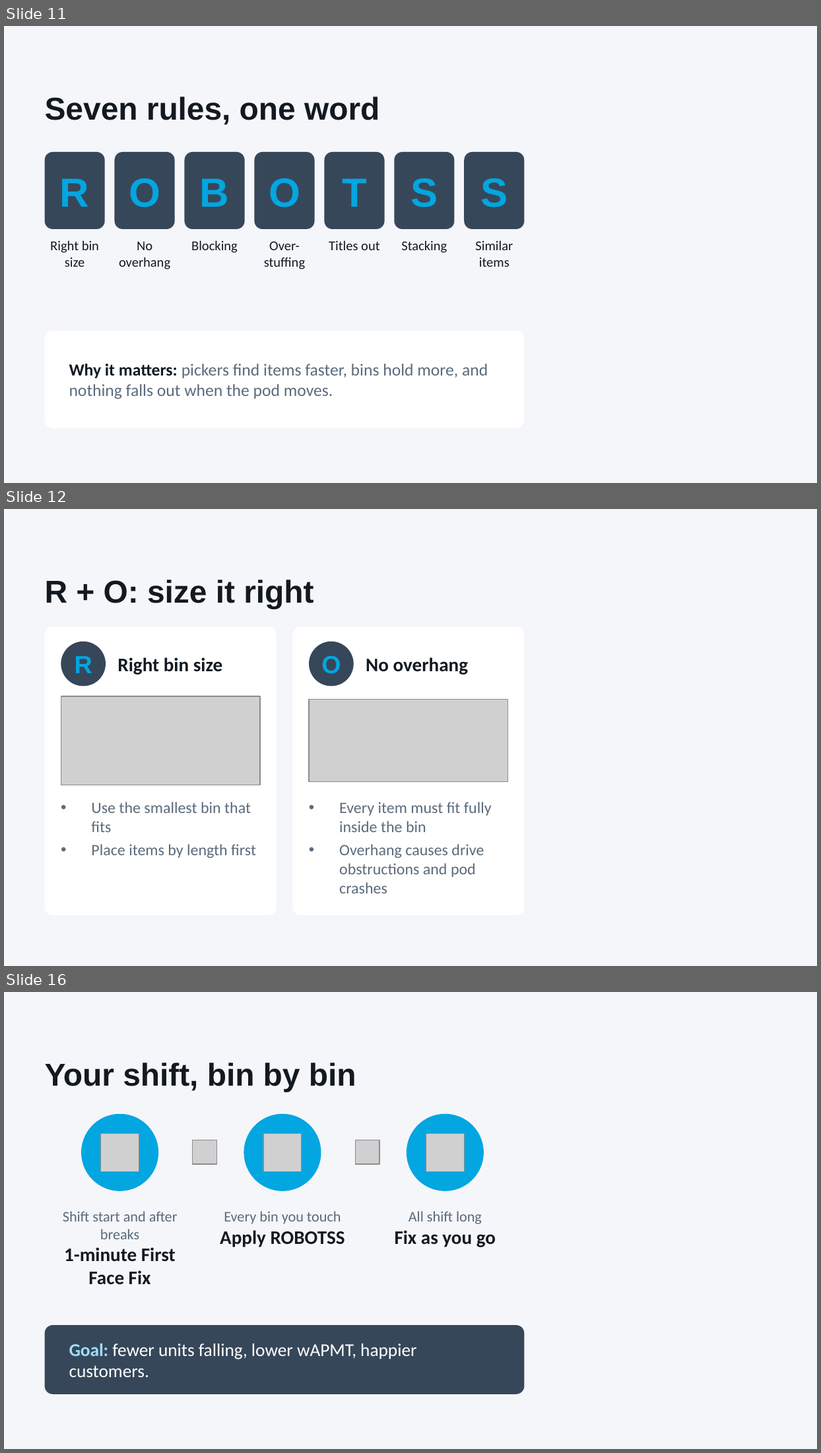
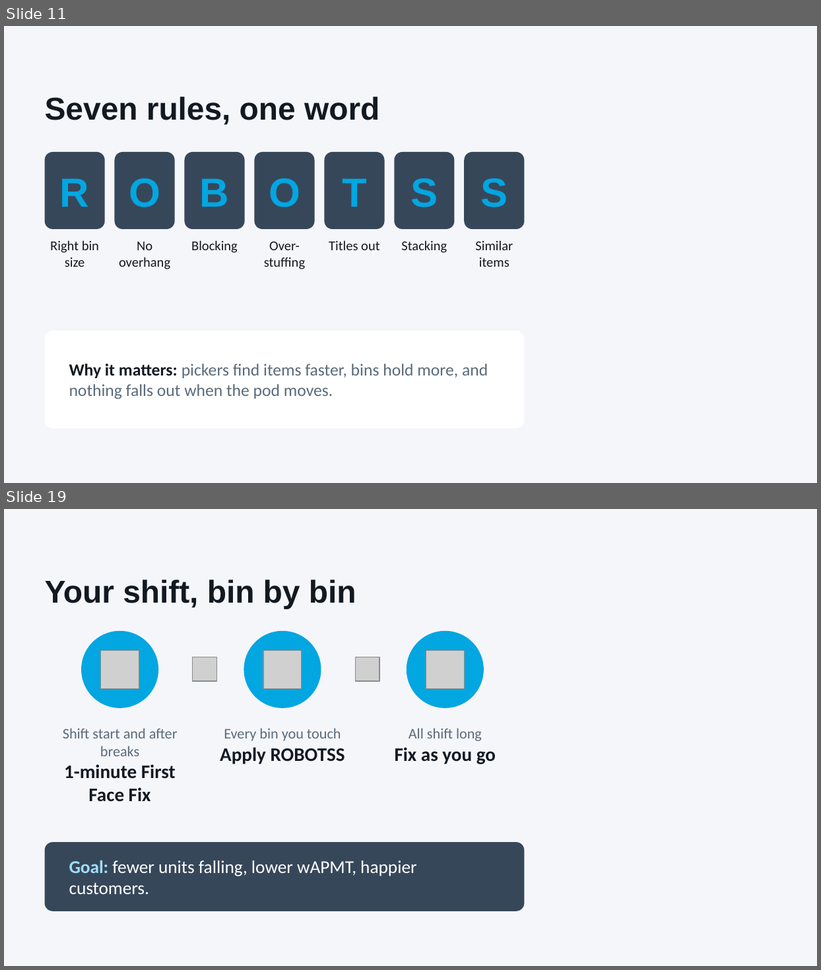
Before and after one commit to vanfryddie/beanstalkx, a slide deck: APMT_Coaching_Stow_FFF_ROBOTSS.pptx. Shown one above the other, each under a label of ours: slides 11, 12 and 16 before the commit, slides 11 and 19 after it; the slides between them are not shown. The pictures are 821x1453 and 821x970 pixels, drawn with LibreOffice and Linux fonts; fonts in the diff are those of the drawing; grey boxes stand for pictures; background and template pictures are left out. Boxes give left, top, right and bottom in pixels: in the first picture for what was removed or moved away, otherwise in the second. Text is boxed around its words. In the diff, an @@ line names an element or a change of style, - is before the commit and + after.

```diff
--- a/APMT_Coaching_Stow_FFF_ROBOTSS.pptx
+++ b/APMT_Coaching_Stow_FFF_ROBOTSS.pptx
@@ slide 12 removed at bbox=[4, 509, 817, 966], background #F5F6FA @@
@@ title removed at bbox=[45, 580, 314, 609] @@
-R + O: size it right
@@ rounded rectangle removed at bbox=[45, 627, 277, 916] @@
@@ rounded rectangle removed at bbox=[292, 627, 524, 916] @@
@@ ellipse removed at bbox=[61, 642, 106, 687] @@
@@ ellipse removed at bbox=[309, 642, 354, 687] @@
@@ text removed at bbox=[75, 656, 92, 673] @@
-R
@@ text removed at bbox=[118, 657, 222, 675] @@
-Right bin size
@@ text removed at bbox=[321, 656, 341, 674] @@
-O
@@ text removed at bbox=[366, 657, 469, 675] @@
-No overhang
@@ picture removed at bbox=[61, 696, 260, 785] @@
@@ picture removed at bbox=[309, 699, 508, 782] @@
@@ text removed at bbox=[91, 802, 256, 858] @@
-• Use the smallest bin that fits
-• Place items by length first
@@ text removed at bbox=[339, 802, 492, 894] @@
-• Every item must fit fully inside the bin
-• Overhang causes drive obstructions and pod crashes
@@ what was slide 16 is now slide 19 @@
```
Also in this commit, not shown: 1 slide changed, 6 slides added, 2 other slides removed, 1 other file.
